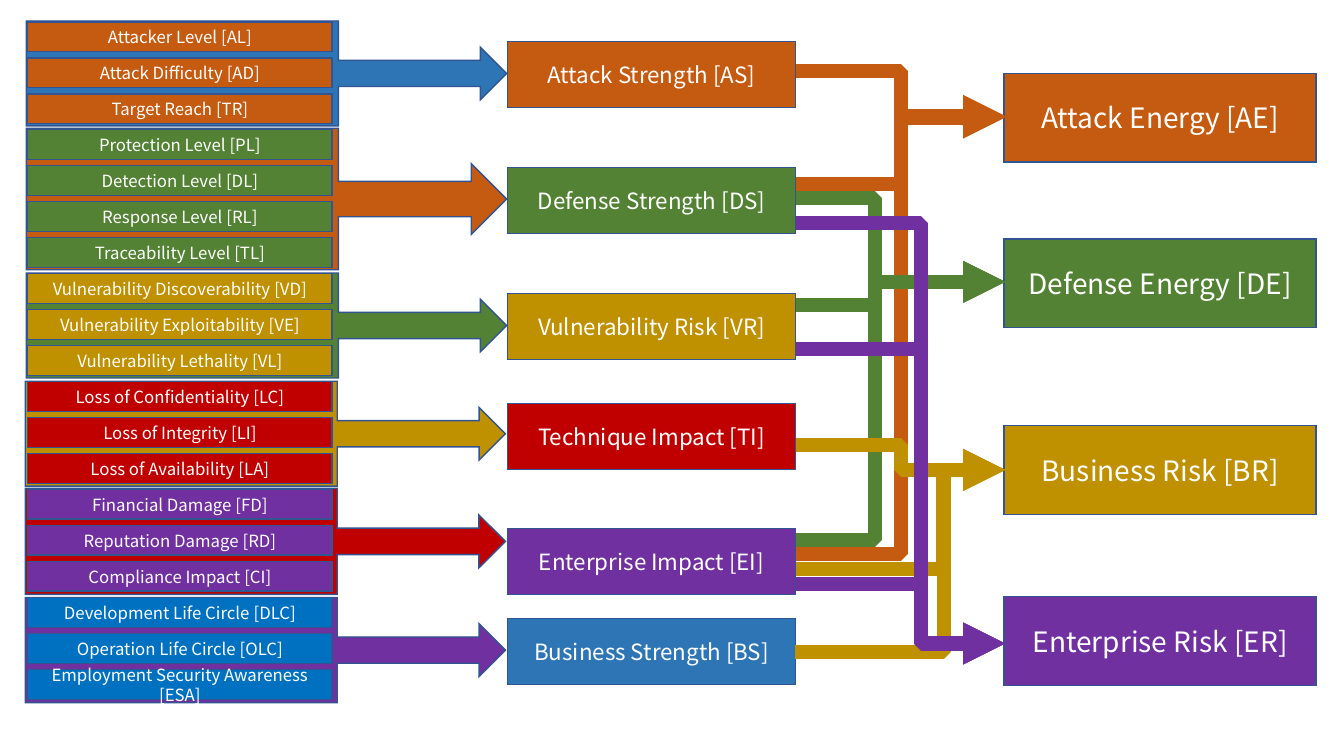
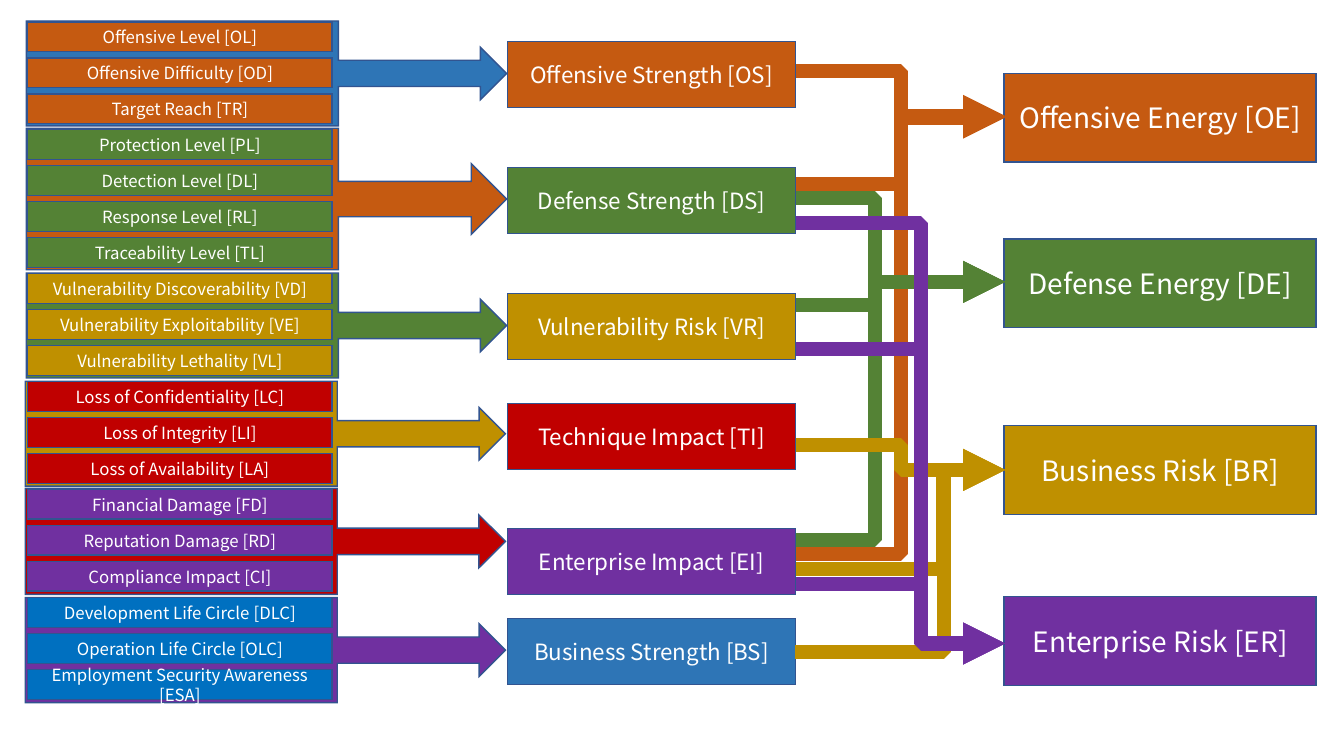
Before and after one commit to JDArmy/RTASS, a slide deck: slide 2 of design/计分.pptx. Drawn at 1344x756 pixels with LibreOffice and Linux fonts; fonts in the diff are those of the drawing. Boxes give left, top, right and bottom in pixels: in the first picture for what was removed or moved away, otherwise in the second. Text is boxed around its words. In the diff, an @@ line names an element or a change of style, - is before the commit and + after.

```diff
--- a/design/计分.pptx
+++ b/design/计分.pptx
@@ text in rectangle at (x1=103, y1=29, x2=257, y2=46): text changed @@
-Attacker Level [AL]
+Offensive Level [OL]
@@ text in rectangle at (x1=87, y1=65, x2=273, y2=83): text changed @@
-Attack Difficulty [AD]
+Offensive Difficulty [OD]
@@ text in rectangle at (x1=530, y1=65, x2=773, y2=89): text changed @@
-Attack Strength [AS]
+Offensive Strength [OS]
@@ text in rectangle at (x1=1019, y1=105, x2=1301, y2=135): text changed @@
-Attack Energy [AE]
+Offensive Energy [OE]
```
Also in this commit, not shown: 1 other slide changed, 2 other files.
